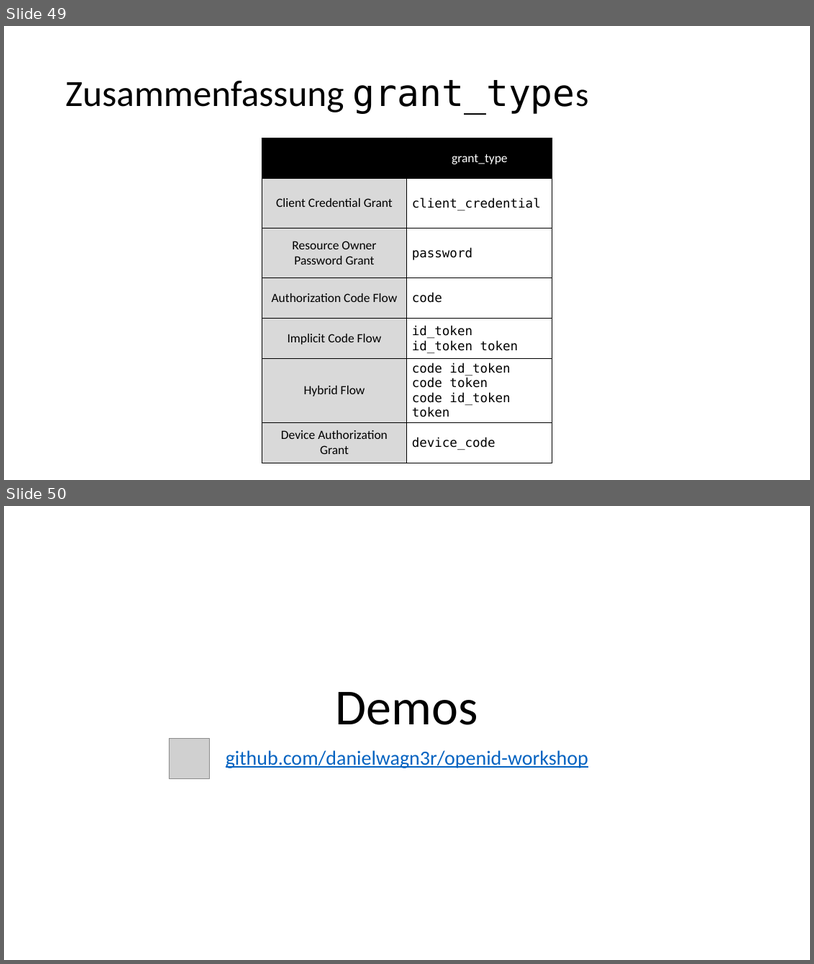
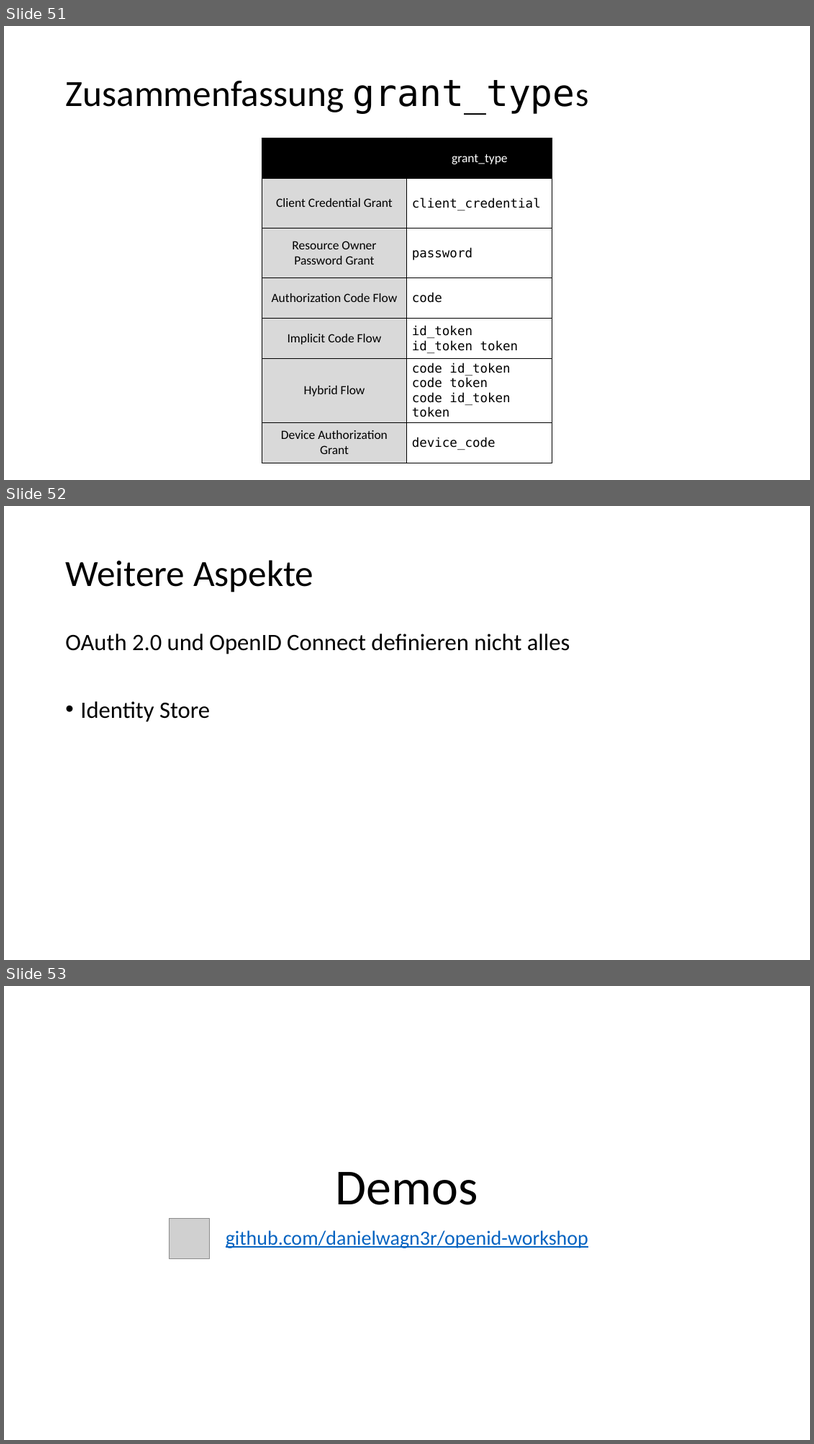
Before and after one commit to danielwagn3r/openid-workshop, a slide deck: OpenID Connect & OAuth.pptx. Shown one above the other, each under a label of ours: slides 49 and 50 before the commit, slides 51, 52 and 53 after it. The pictures are 814x964 and 814x1444 pixels, drawn with LibreOffice and Linux fonts; fonts in the diff are those of the drawing; grey boxes stand for pictures. Boxes give left, top, right and bottom in pixels: in the first picture for what was removed or moved away, otherwise in the second. Text is boxed around its words. In the diff, an @@ line names an element or a change of style, - is before the commit and + after.

```diff
--- a/OpenID Connect & OAuth.pptx
+++ b/OpenID Connect & OAuth.pptx
@@ slide 52 added at (4,506,810,960), background #FFFFFF @@
@@ title added at (65,560,314,592), 44 pt, text #000000 @@
+Weitere Aspekte
@@ text added at (65,633,571,722), 28 pt, text #000000 @@
+OAuth 2.0 und OpenID Connect definieren nicht alles
+• Identity Store
@@ what was slide 49 is now slide 51 @@
@@ what was slide 50 is now slide 53 @@
```
Also in this commit, not shown: 2 other slides added.
